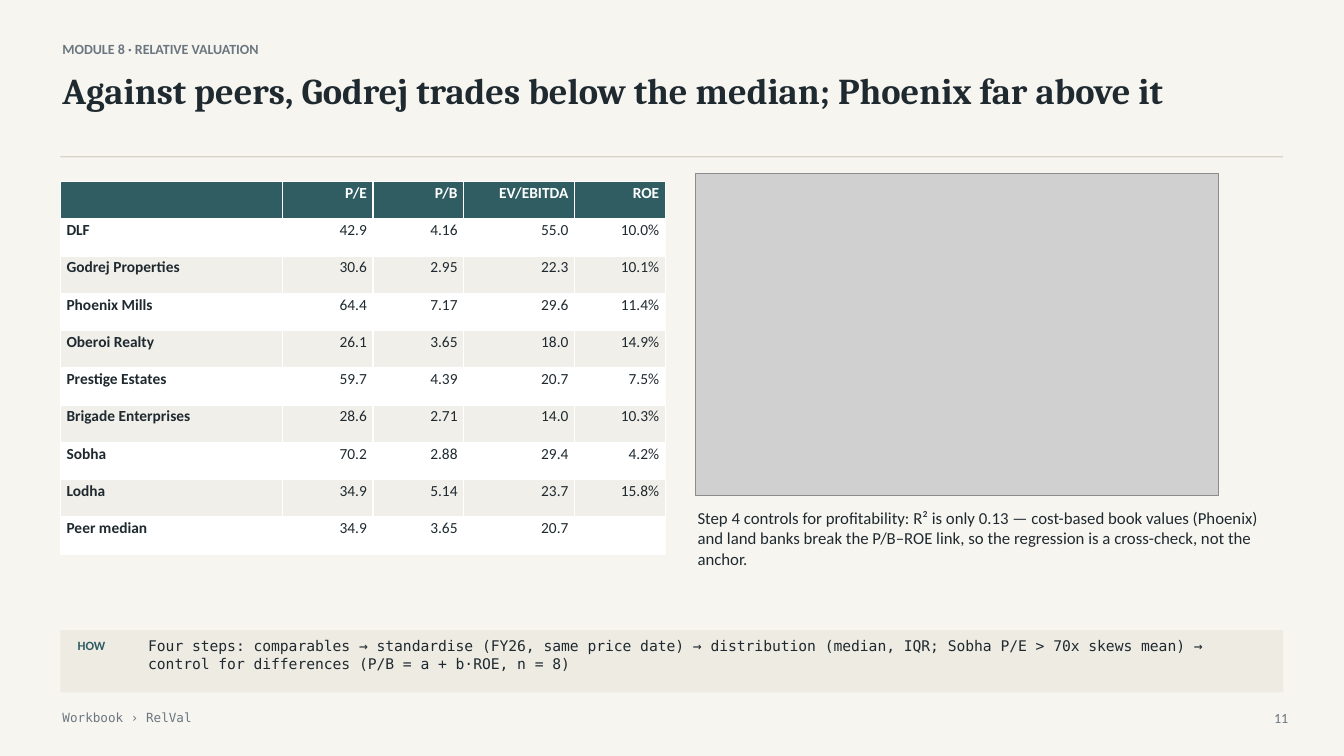
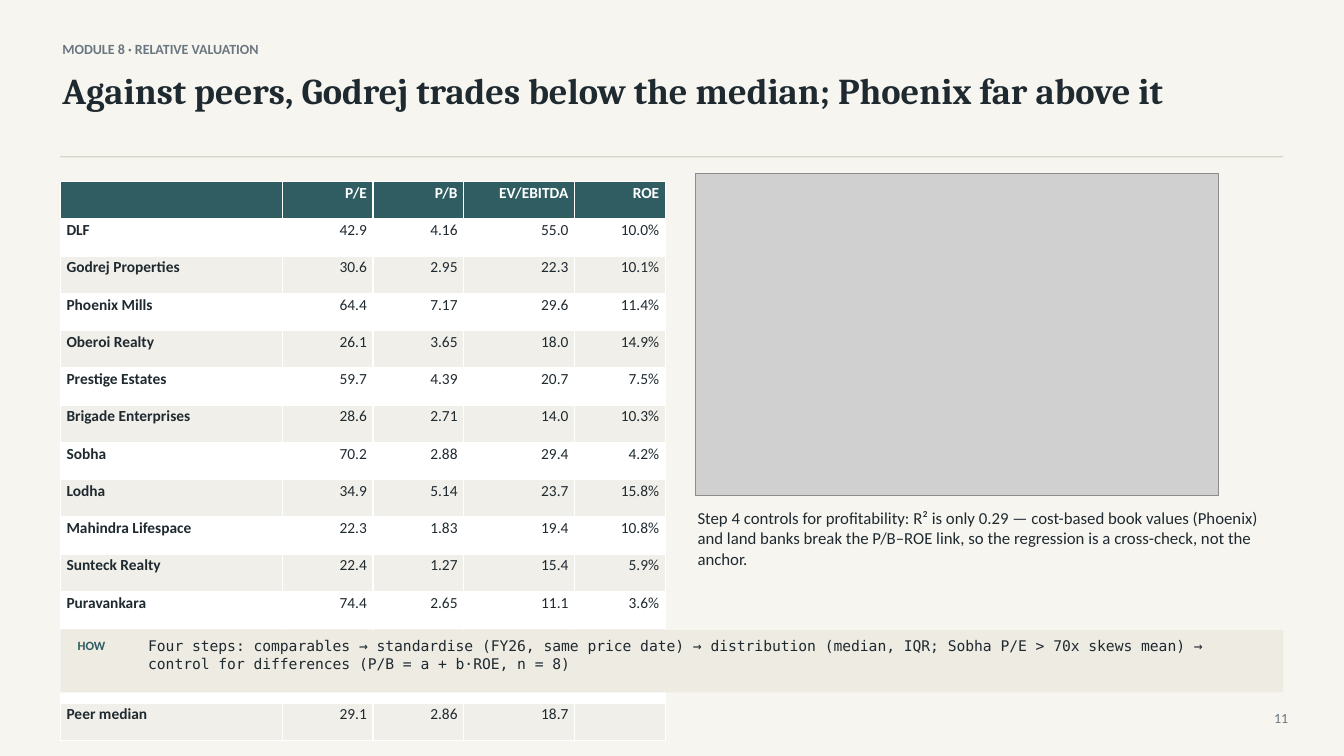
Before and after one commit to atharvaakz/BAAV, a slide deck: slide 11 of reports/ProjectBaav_Group27_Presentation.pptx. Drawn at 1344x756 pixels with LibreOffice and Linux fonts; fonts in the diff are those of the drawing; grey boxes stand for pictures. Boxes give left, top, right and bottom in pixels: in the first picture for what was removed or moved away, otherwise in the second. Text is boxed around its words. In the diff, an @@ line names an element or a change of style, - is before the commit and + after.

```diff
--- a/reports/ProjectBaav_Group27_Presentation.pptx
+++ b/reports/ProjectBaav_Group27_Presentation.pptx
@@ table at [60,181,665,741] @@
-row 10: Peer median | 34.9 | 3.65 | 20.7 | 
+row 10: Mahindra Lifespace | 22.3 | 1.83 | 19.4 | 10.8%
+row 11: Sunteck Realty | 22.4 | 1.27 | 15.4 | 5.9%
+row 12: Puravankara | 74.4 | 2.65 | 11.1 | 3.6%
+row 13: Anant Raj | 29.6 | 2.85 | 22.3 | 11.2%
+row 14: Signature Global | 10.9 | 6.45 | 7.8 | 85.0%
+row 15: Peer median | 29.1 | 2.86 | 18.7 | 
@@ text at [698,511,1258,565]: text changed @@
-Step 4 controls for profitability: R² is only 0.13 — cost-based book values (Phoenix) and land banks break the P/B–ROE link, so the regression is a cross-check, not the anchor.
+Step 4 controls for profitability: R² is only 0.29 — cost-based book values (Phoenix) and land banks break the P/B–ROE link, so the regression is a cross-check, not the anchor.
```
Also in this commit, not shown: 6 other slides changed, 9 other files.
